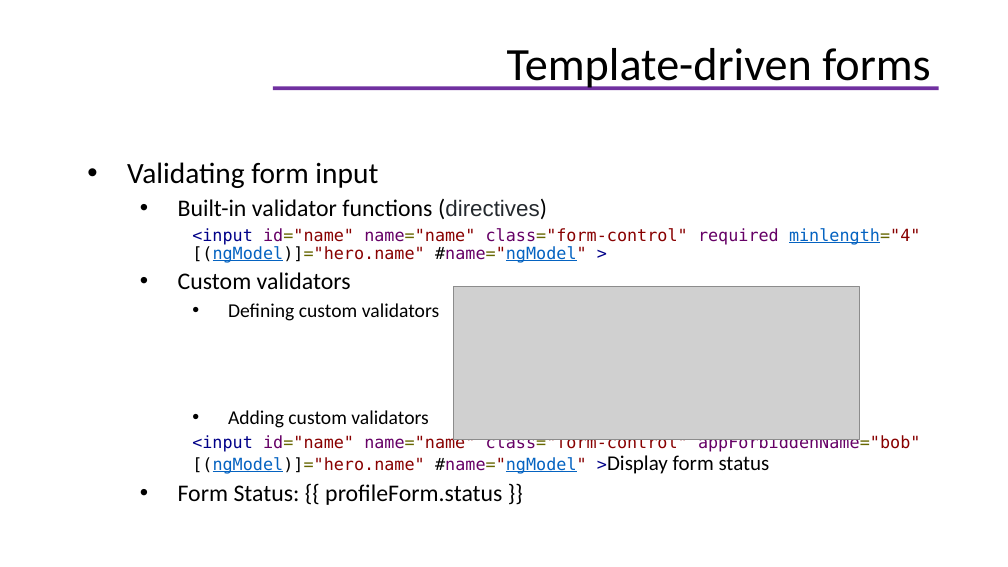
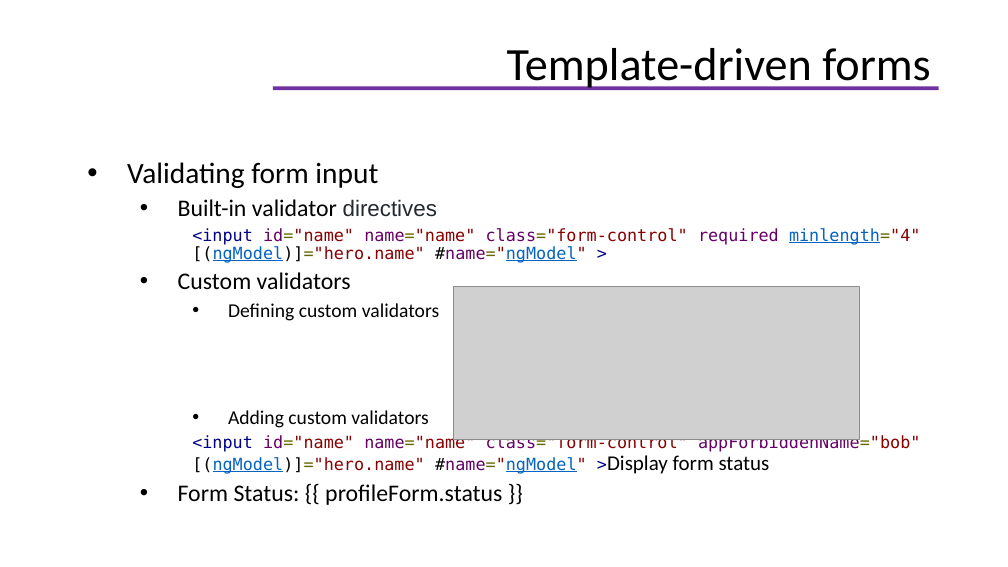
Before and after one commit to helenhash/angular-training, a slide deck: slide 72 of docs/Angular Training.pptx (slide 78 before the commit). Drawn at 1008x567 pixels with LibreOffice and Linux fonts; fonts in the diff are those of the drawing; grey boxes stand for pictures; background and template pictures are left out. Boxes give left, top, right and bottom in pixels: in the first picture for what was removed or moved away, otherwise in the second. Text is boxed around its words. In the diff, an @@ line names an element or a change of style, - is before the commit and + after.

```diff
--- a/docs/Angular Training.pptx
+++ b/docs/Angular Training.pptx
@@ text at [178,199,437,217]: text changed @@
-  • Built-in validator functions (directives)
+  • Built-in validator directives
```
Also in this commit, not shown: 19 other slides changed, 3 slides added.
